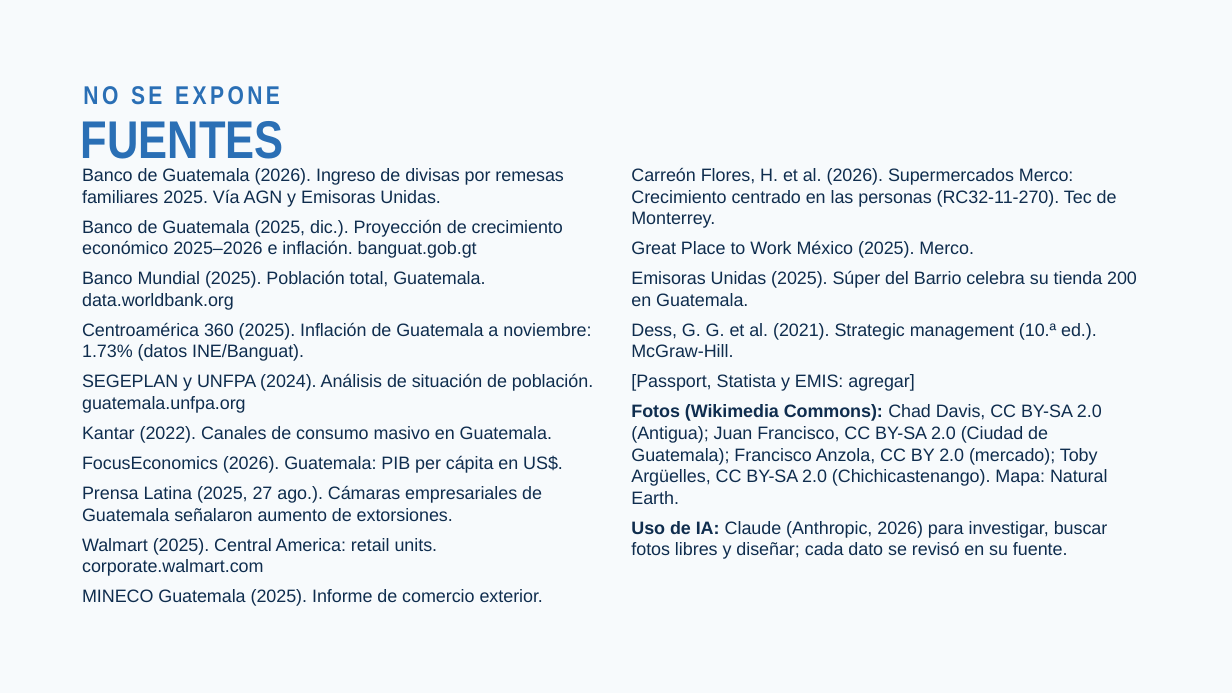
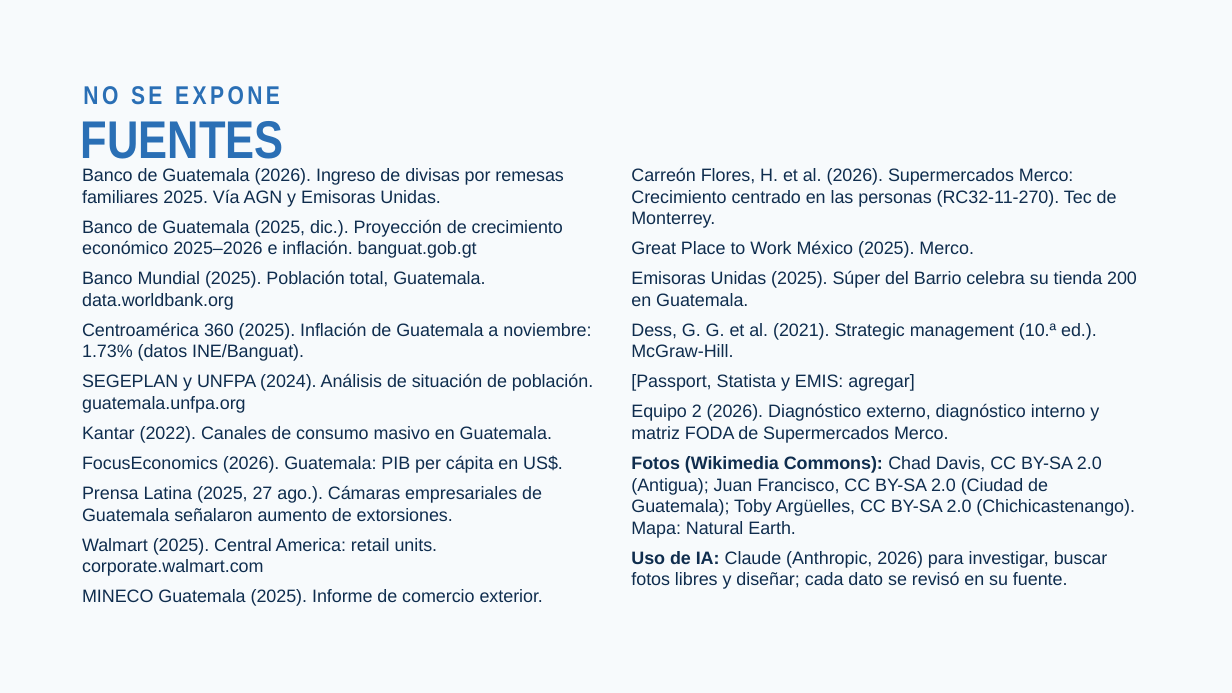
Before and after one commit to samueldejuan/samuel, a slide deck: slide 8 of presentacion/Pitch_Merco_Guatemala.pptx. Drawn at 1232x693 pixels with LibreOffice and Linux fonts; fonts in the diff are those of the drawing. Boxes give left, top, right and bottom in pixels: in the first picture for what was removed or moved away, otherwise in the second. Text is boxed around its words. In the diff, an @@ line names an element or a change of style, - is before the commit and + after.

```diff
--- a/presentacion/Pitch_Merco_Guatemala.pptx
+++ b/presentacion/Pitch_Merco_Guatemala.pptx
@@ text at box(631, 404, 1135, 538): text changed @@
-Fotos (Wikimedia Commons): Chad Davis, CC BY-SA 2.0 (Antigua); Juan Francisco, CC BY-SA 2.0 (Ciudad de Guatemala); Francisco Anzola, CC BY 2.0 (mercado); Toby Argüelles, CC BY-SA 2.0 (Chichicastenango). Mapa: Natural Earth.
+Equipo 2 (2026). Diagnóstico externo, diagnóstico interno y matriz FODA de Supermercados Merco.
+Fotos (Wikimedia Commons): Chad Davis, CC BY-SA 2.0 (Antigua); Juan Francisco, CC BY-SA 2.0 (Ciudad de Guatemala); Toby Argüelles, CC BY-SA 2.0 (Chichicastenango). Mapa: Natural Earth.
```
Also in this commit, not shown: 7 other slides changed, 2 other files.
